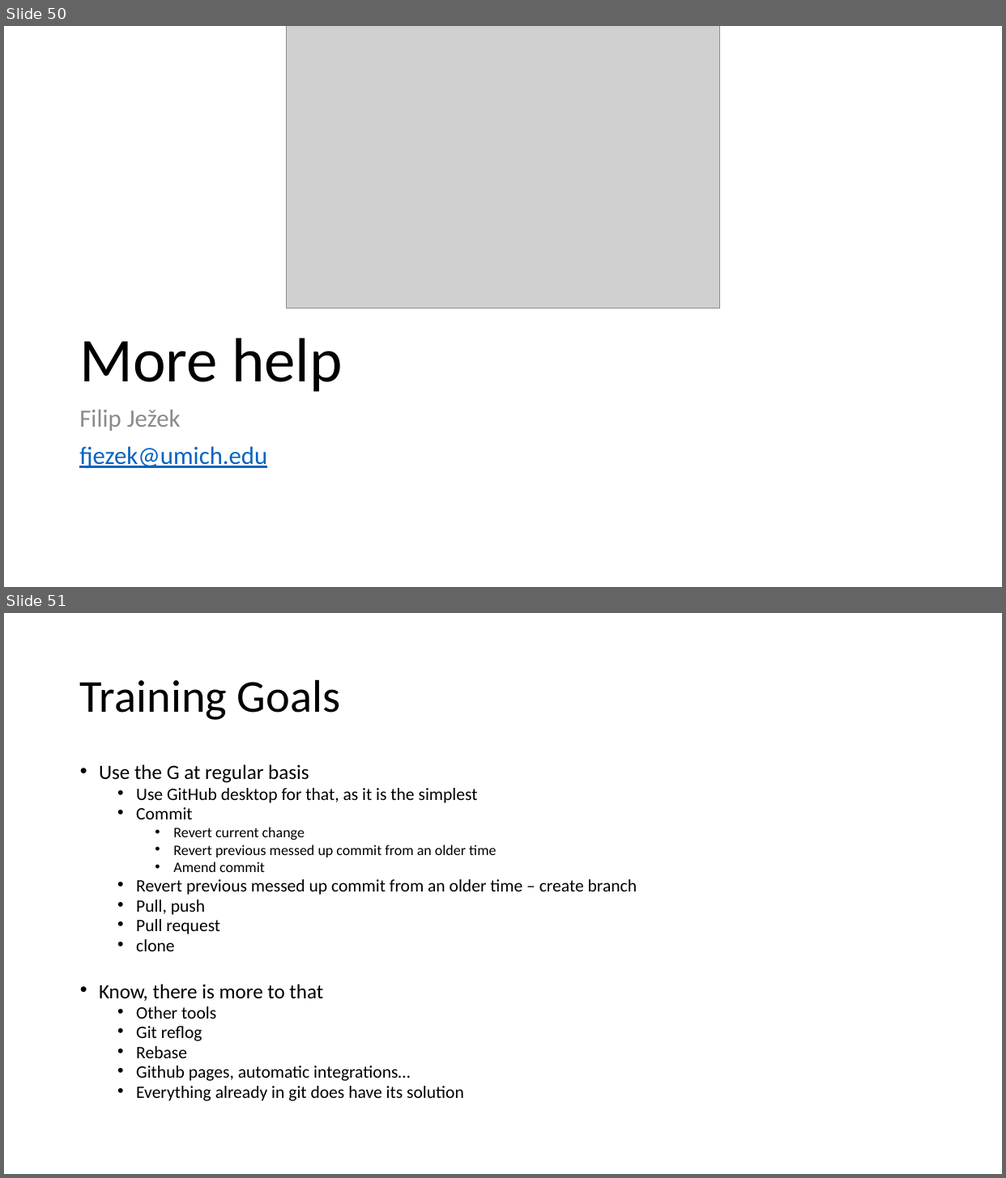
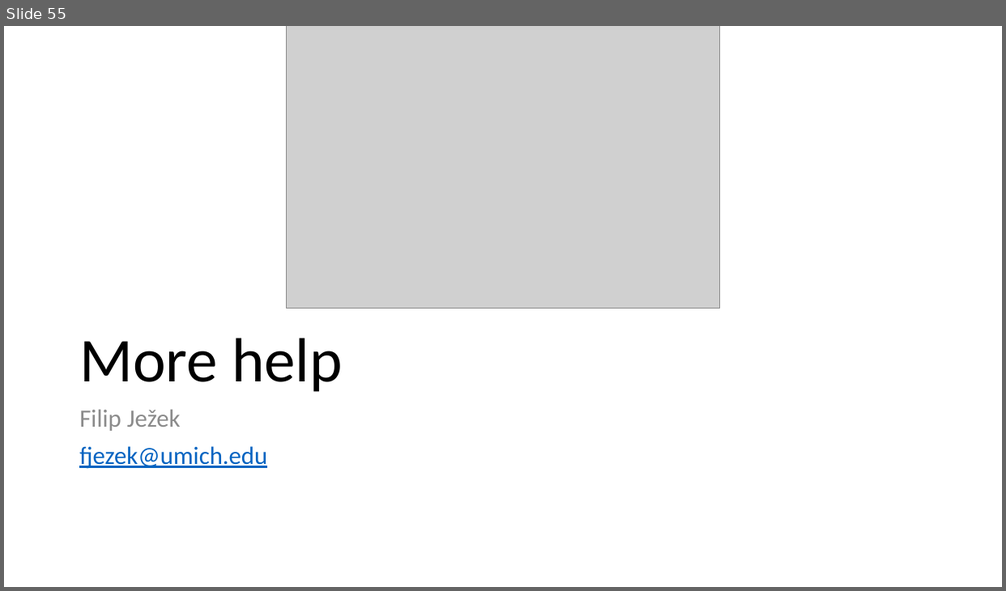
Before and after one commit to yuricai/Phys520, a slide deck: 01_GitTutorial/HowToGit - hands on.pptx. Shown one above the other, each under a label of ours: slides 50 and 51 before the commit, slide 55 after it. The pictures are 1006x1178 and 1006x591 pixels, drawn with LibreOffice and Linux fonts; fonts in the diff are those of the drawing; grey boxes stand for pictures. Boxes give left, top, right and bottom in pixels: in the first picture for what was removed or moved away, otherwise in the second. Text is boxed around its words. In the diff, an @@ line names an element or a change of style, - is before the commit and + after.

```diff
--- a/01_GitTutorial/HowToGit - hands on.pptx
+++ b/01_GitTutorial/HowToGit - hands on.pptx
@@ slide 51 removed at (4, 613, 1002, 1174), background #FFFFFF @@
@@ title removed at (80, 679, 340, 720) @@
-Training Goals
@@ text removed at (99, 764, 637, 1101) @@
-• Use the G at regular basis
-  • Use GitHub desktop for that, as it is the simplest
-  • Commit
-    • Revert current change
-    • Revert previous messed up commit from an older time
-    • Amend commit
-  • Revert previous messed up commit from an older time – create branch
-  • Pull, push
-  • Pull request
-  • clone
-• Know, there is more to that
-  • Other tools
-  • Git reflog
-  • Rebase
-  • Github pages, automatic integrations…
-  • Everything already in git does have its solution
@@ what was slide 50 is now slide 55 @@
```
Also in this commit, not shown: 8 slides changed, 5 slides added, 2 other files.
